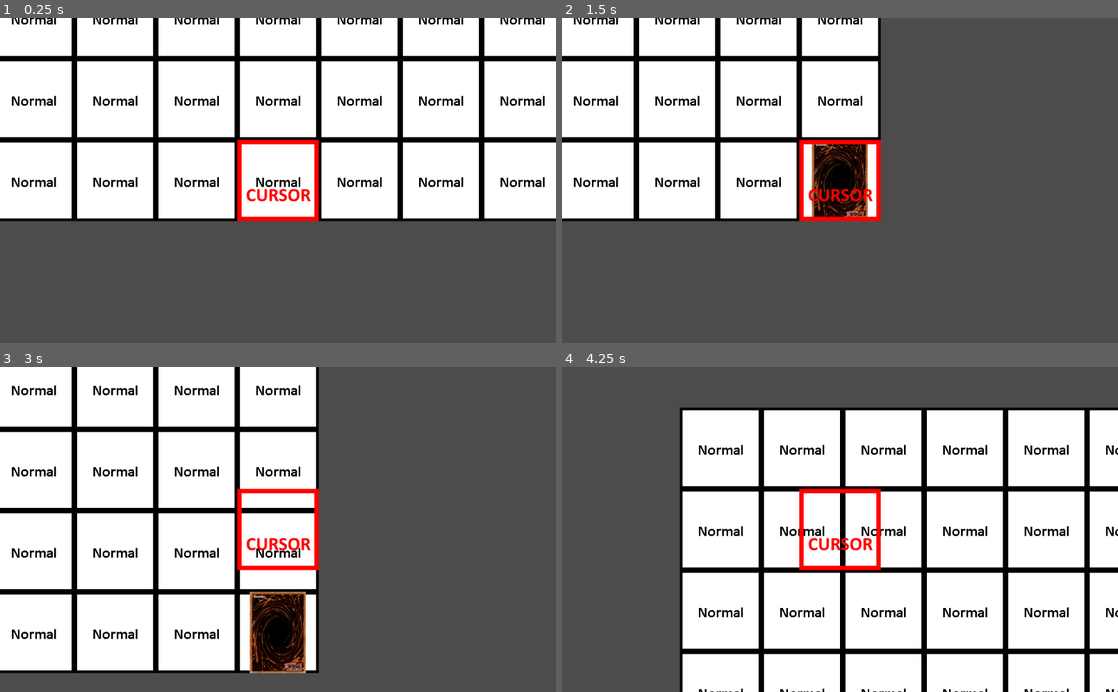
Above: before the commit, frames 1-4 (two rows, left to right).
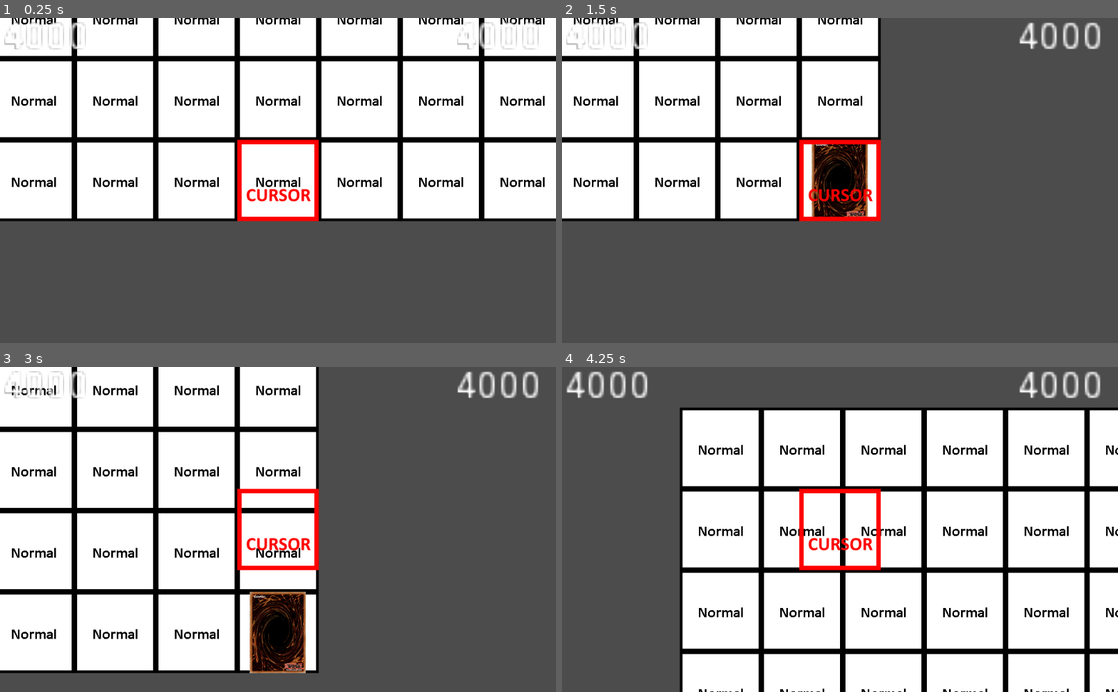
Above: after the commit, the same moments.

Repository: Tasos500/Perfect-Ruler
Game: Godot game, scene res://Scenes/Board.tscn
Same seed, same stepped clock (60 frames per second), same inputs: the game is played once before the commit and once after it.
Inputs:
- Up to frame 1 (0.25 s): no input
- Up to frame 2 (1.5 s): tap Enter at 0.5 s; hold Right (ui_right) 0.53-1.28 s; tap Z (ui_accept) at 0.6, 0.77, 1.07, 1.35 s; hold Down (ui_down) from 1.28 s (still down)
- Up to frame 3 (3 s): tap Z (ui_accept) at 1.52, 1.82, 2, 2.1, 2.75, 2.85 s; release Down (ui_down) at 2.03 s; hold Right (ui_right) 2.03-2.78 s; hold Up (ui_up) from 2.78 s (still down)
- Up to frame 4 (4.25 s): tap Z (ui_accept) at 3.02, 3.32, 3.6, 3.77, 4.07 s; release Up (ui_up) at 3.53 s; hold Left (ui_left) from 3.53 s (still down); tap X (ui_cancel) at 4.15 s

The runs differ from the first frame. In frame 1, 0.5% of the frame differs, in the area x 0-97%, y 1-10%; in frame 2, 0.9%; in frame 3, 0.9%; in frame 4, 1.3%.

Commit message:
Added basic HUD, basic card interactions, card position
Cards can now interact with each other depending on some criteria, and conduct battle. Battles deduct from the LP of a player, which is now visible. Red is left, White is right.

Cards also now rotate whenever they change position.

Diff:
--- a/Scenes/Board.gd
+++ b/Scenes/Board.gd
@@ -6,12 +6,15 @@
 var card_age = []
 
 #Decks have exactly 40 cards. These will contain pointers to the databases.
-var deck_red
-var deck_white
+var deck_red = []
+var deck_white = []
+
+var lp_red = 4000
+var lp_white = 4000
 
 # Cards popped from card_age end up here, and are public to both players.
-var graveyard_red
-var graveyard_white
+var graveyard_red = []
+var graveyard_white = []
 
 var load_card = load("res://Scenes/Card_Placeholder.tscn")
 
@@ -44,17 +47,67 @@
 	matrix[x1-1][y1-1] = null
 
 func move_card(x1, y1, x2, y2):
-	if matrix[x2-1][y2-1] == null:
+	if get_card(x2, y2) == null:
 		move_card_to_empty(x1, y1, x2, y2)
+		return
+	elif get_card(x1, y1) == get_card(x2, y2):
+		return
+	var card1 = get_node(get_card(x1, y1))
+	var card2 = get_node(get_card(x2, y2))
+	if card1.team == card2.team:
+		if card1.is_leader:
+			destroy_card_at(x2, y2)
+			move_card_to_empty(x1, y1, x2, y2)
+	else:
+		if card2.is_leader:
+			atk_to_atk(card1.atk, 0, card2.team) # Leaders are treated as having 0 ATK, and being in Attack Position at all times.
+		else:
+			if card2.in_attack_pos:
+				if card1.atk > card2.atk:
+					atk_to_atk(card1.atk, card2.atk, card2.team)
+					destroy_card_at(x2, y2)
+					move_card_to_empty(x1, y1, x2, y2)
+				elif card1.atk == card2.atk:
+					destroy_card_at(x1, y1)
+					destroy_card_at(x2, y2)
+				else:
+					atk_to_atk(card1.atk, card2.atk, card1.team)
+					destroy_card_at(x1, y1)
+			else:
+				if card1.atk > card2.def:
+					destroy_card_at(x2, y2)
+					move_card_to_empty(x1, y1, x2, y2)
+				elif card1.atk < card2.def:
+					atk_to_atk(card1.atk, card2.def, card1.team)
 
 func get_card(x, y):
 	if not((x<1 or x>7) or (y<1 or y>7)):
 		return matrix[x-1][y-1]
 
+func destroy_card_at(x, y):
+	var card_destroyed = get_node(get_card(x, y))
+	card_age.erase(card_destroyed)
+	if card_destroyed.team == 0:
+		graveyard_red.append(card_destroyed.card_id)
+	else:
+		graveyard_white.append(card_destroyed.card_id)
+	card_destroyed.queue_free()
+	matrix[x-1][y-1] = null
+
+func destroy_card_name(_name):
+	pass
+
+func atk_to_atk(atk1, atk2, team):
+	if team == 0:
+		lp_red -= abs(atk1 - atk2)
+	else:
+		lp_white -= abs(atk1 - atk2)
+
 func create_card(w, h):
 	var new_card = load_card.instance()
 	add_child(new_card, true)
 	add_to_matrix(new_card, w, h)
+	card_age.append(get_card(w, h))
 
 # Called when the node enters the scene tree for the first time.
 func _ready():
@@ -63,5 +116,6 @@
 
 
 # Called every frame. 'delta' is the elapsed time since the previous frame.
-#func _process(delta):
-#	pass
+func _process(_delta):
+	get_node("HUD/CanvasLayer/LP_Red").text=str(lp_red)
+	get_node("HUD/CanvasLayer/LP_White").text=str(lp_white)
--- a/Scenes/Board.tscn
+++ b/Scenes/Board.tscn
@@ -1,8 +1,9 @@
-[gd_scene load_steps=5 format=2]
+[gd_scene load_steps=6 format=2]
 
 [ext_resource path="res://Scenes/Cursor.tscn" type="PackedScene" id=1]
 [ext_resource path="res://Assets/Tile/Tile_Tileset.png" type="Texture" id=2]
 [ext_resource path="res://Scenes/Board.gd" type="Script" id=3]
+[ext_resource path="res://Scenes/HUD.tscn" type="PackedScene" id=4]
 
 [sub_resource type="TileSet" id=1]
 0/name = "normal"
@@ -150,6 +151,9 @@
 position = Vector2( 600, 0 )
 script = ExtResource( 3 )
 
+[node name="HUD" parent="." instance=ExtResource( 4 )]
+visible = false
+
 [node name="TileMap" type="TileMap" parent="."]
 tile_set = SubResource( 1 )
 cell_size = Vector2( 150, 150 )
--- a/Scenes/Card_Placeholder.gd
+++ b/Scenes/Card_Placeholder.gd
@@ -19,9 +19,11 @@
 
 # Team based variables
 var team
-var is_leader
+var is_leader = false
 var can_move
 var card_name
+var card_id # The ID used to pull data from the database.
+var in_attack_position = true
 
 # Monster based variables
 # Ignored if is_leader == true
@@ -70,3 +72,9 @@
 		move(delta)
 	else:
 		is_moving = false
+	if in_attack_position:
+		if rotation_degrees > 5:
+			rotation_degrees -= 5
+	else:
+		if rotation_degrees < 90:
+			rotation_degrees += 5
--- a/Scenes/Card_Placeholder.tscn
+++ b/Scenes/Card_Placeholder.tscn
@@ -3,7 +3,7 @@
 [ext_resource path="res://Assets/Card/CardBack.jpg" type="Texture" id=1]
 [ext_resource path="res://Scenes/Card_Placeholder.gd" type="Script" id=2]
 
-[node name="Card" type="Node2D"]
+[node name="Card" type="KinematicBody2D"]
 script = ExtResource( 2 )
 
 [node name="Monster" type="AnimatedSprite" parent="."]
--- a/Scenes/Cursor.gd
+++ b/Scenes/Cursor.gd
@@ -126,20 +126,20 @@
 		card_held = board.matrix[grid_x-1][grid_y-1]
 
 func release_card():
-	if (board.is_empty(grid_x, grid_y) or card_held == board.get_card(grid_x, grid_y)) and holding_card:
-		if board.get_node(card_held).tile_speed >= (abs(grid_x_move-grid_x)+abs(grid_y_move-grid_y)):
-			if !(card_held == board.get_card(grid_x, grid_y)):
-				card_is_moving = true
+	if holding_card:
+		if board.get_node(card_held).tile_speed >= (abs(grid_x_move-grid_x)+abs(grid_y_move-grid_y)): # Speed check
+			card_is_moving = true
 
 
 func card_movement():
 	if movement_stack.size() != 0 and !board.get_node(card_held).is_moving:
 		card_direction = stack_to_vector()
 		board.get_node(card_held).input_direction = card_direction
-		board.get_node(card_held).is_moving = true
 		board.move_card(grid_x_move, grid_y_move, grid_x_move+card_direction.x, grid_y_move+card_direction.y)
-		grid_x_move += card_direction.x
-		grid_y_move += card_direction.y
+		if board.get_card(grid_x_move, grid_y_move) != card_held:
+			board.get_node(card_held).is_moving = true
+			grid_x_move += card_direction.x
+			grid_y_move += card_direction.y
 	elif movement_stack.size() == 0 and !board.get_node(card_held).is_moving:
 		card_is_moving = false
 		holding_card = false
--- /dev/null
+++ b/Scenes/HUD.tscn
@@ -0,0 +1,19 @@
+[gd_scene format=2]
+
+[node name="HUD" type="Node2D"]
+
+[node name="CanvasLayer" type="CanvasLayer" parent="."]
+
+[node name="LP_Red" type="Label" parent="CanvasLayer"]
+margin_left = 3.0
+margin_top = 3.0
+margin_right = 189.0
+margin_bottom = 81.0
+rect_scale = Vector2( 5, 5 )
+
+[node name="LP_White" type="Label" parent="CanvasLayer"]
+margin_left = 837.0
+margin_top = 3.0
+margin_right = 1023.0
+margin_bottom = 81.0
+rect_scale = Vector2( 5, 5 )
